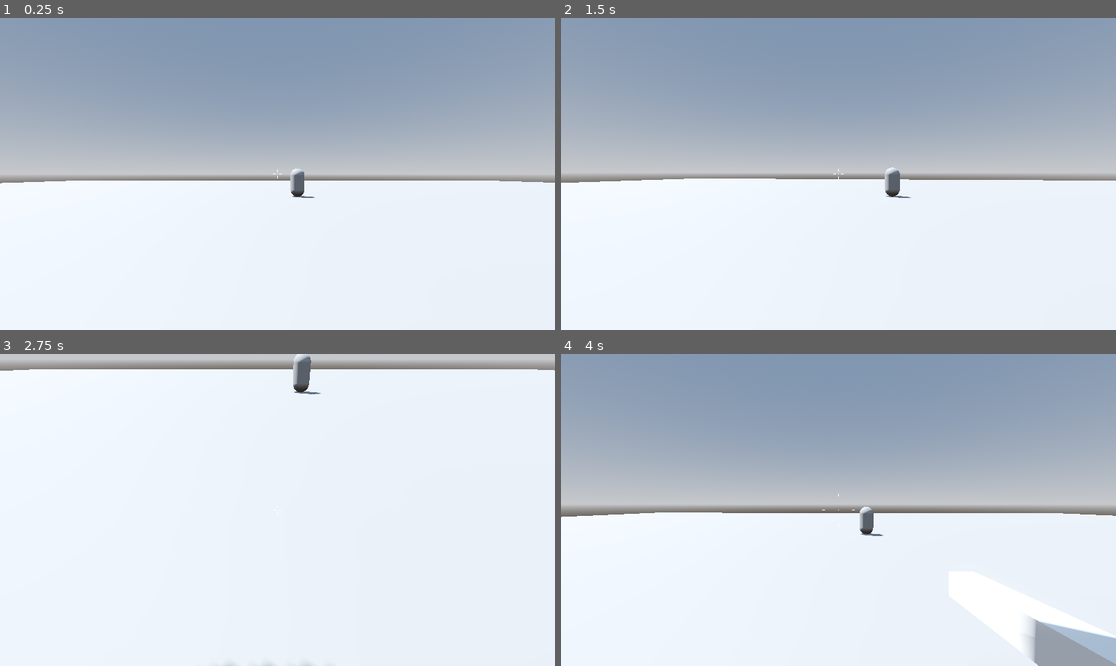
Above: before the commit, frames 1-4 (two rows, left to right).
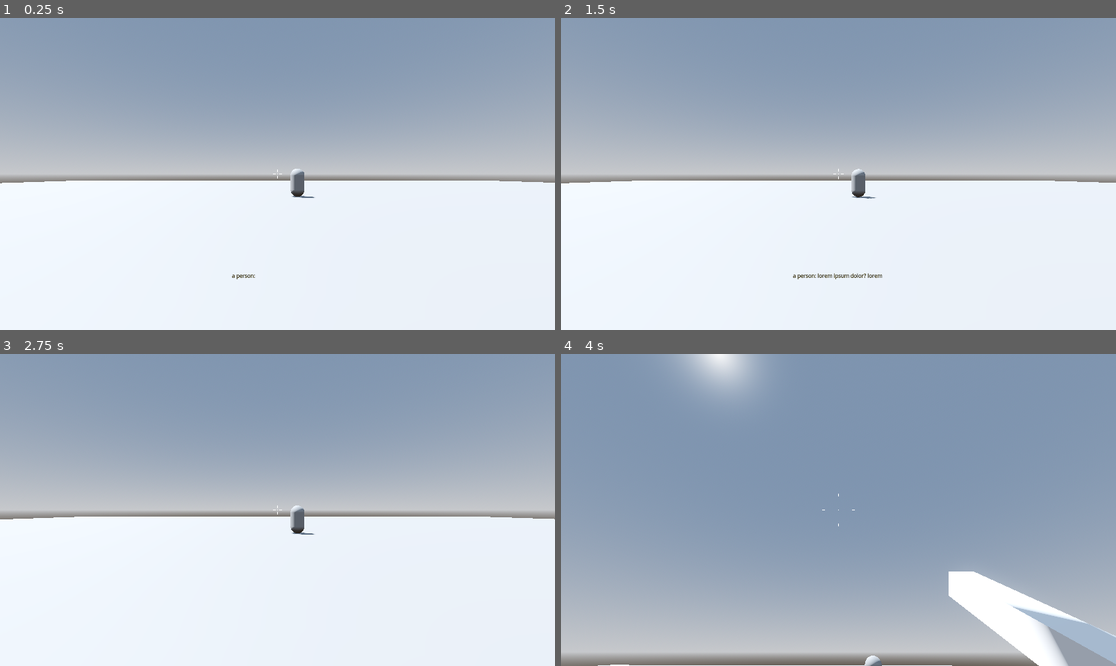
Above: after the commit, the same moments.

Repository: Vetherion/Vetherion
Game: Godot game, scene res://Scenes/3D_Level.tscn
Same seed, same stepped clock (60 frames per second), same inputs: the game is played once before the commit and once after it.
Inputs (mouse positions are in pixels of both pictures, inside the frame that each line leads up to):
- Up to frame 1 (0.25 s): no input
- Up to frame 2 (1.5 s): move the mouse to (866, 174) at 0.52 s; hold Up (arrow_up) from 0.53 s (still down); tap E (E) at 0.6 s; tap Space (jump) at 0.77 s; move the mouse to (810, 174) at 1.27 s; tap F (Car) at 1.35 s
- Up to frame 3 (2.75 s): tap Space (jump) at 1.52 s; tap E (E) at 1.55 s; release Up (arrow_up) at 2 s; click (277, 619) at 2 s, where only the run after the commit has a clickable "Yes!"
- Up to frame 4 (4 s): tap Enter at 2.75 s; move the mouse to (849, 503) at 2.77 s; hold Up (arrow_up) from 2.78 s (still down); tap E (E) at 2.85, 3.8 s; tap Space (jump) at 3.5, 3.77 s; move the mouse to (832, 516) at 3.52 s; tap 1 (Rifle) at 3.6 s

The runs differ from the first frame. In frame 1, less than 0.1% of the frame differs, in the area x 41-46%, y 82-84%; in frame 2, 0.9%; in frame 3, 52%; in frame 4, 70%, in the area x 0-100%, y 0-100%.

Commit message:
Dialogue system update.

Diff:
--- a/Scenes/3D_Level.tscn
+++ b/Scenes/3D_Level.tscn
@@ -69,7 +69,6 @@
 transform = Transform3D(-4.37114e-08, 0, -1, 0, 1, 0, 1, 0, -4.37114e-08, -0.204, 1.03697, -1.222)
 
 [node name="HUD" type="Control" parent="."]
-visible = false
 layout_mode = 3
 anchors_preset = 0
 offset_right = 40.0
@@ -86,7 +85,7 @@
 transparent_bg = true
 handle_input_locally = false
 size = Vector2i(1920, 1080)
-render_target_update_mode = 0
+render_target_update_mode = 4
 
 [node name="Inventory" type="Control" parent="HUD/SubViewportContainer/SubViewport"]
 unique_name_in_owner = true
@@ -211,6 +210,7 @@
 [node name="CollisionShape3D" type="CollisionShape3D" parent="MeshInstance3D2/StaticBody3D"]
 shape = SubResource("ConvexPolygonShape3D_2bfvv")
 
+[connection signal="gui_focus_changed" from="HUD/SubViewportContainer/SubViewport" to="HUD/SubViewportContainer/SubViewport/Dialogue" method="_on_sub_viewport_gui_focus_changed"]
 [connection signal="body_entered" from="Items/MeshInstance3D3/ItemArea" to="player" method="_on_item_area_body_entered"]
 [connection signal="body_exited" from="Items/MeshInstance3D3/ItemArea" to="player" method="_on_item_area_body_exited"]
 [connection signal="body_entered" from="Items/MeshInstance3D2/ItemArea" to="player" method="_on_item_area_body_entered"]
--- a/Scenes/button.tscn
+++ b/Scenes/button.tscn
@@ -1,11 +1,12 @@
-[gd_scene load_steps=8 format=3 uid="uid://dmthcbtlrqmvk"]
+[gd_scene load_steps=10 format=3 uid="uid://dmthcbtlrqmvk"]
 
 [ext_resource type="Script" path="res://Scripts/button.gd" id="1_eidpk"]
+[ext_resource type="FontFile" uid="uid://ciaikh02ahn8e" path="res://external/Orbitron Medium.ttf" id="1_p6kk0"]
 
 [sub_resource type="StyleBoxEmpty" id="StyleBoxEmpty_qbx3j"]
 
 [sub_resource type="StyleBoxFlat" id="StyleBoxFlat_lm8rp"]
-bg_color = Color(0.91587, 0.180451, 1, 1)
+bg_color = Color(0.523333, 0.48, 1, 0.686275)
 
 [sub_resource type="StyleBoxEmpty" id="StyleBoxEmpty_cis1f"]
 
@@ -23,10 +24,22 @@
 "update": 0,
 "values": [0.0]
 }
+tracks/1/type = "value"
+tracks/1/imported = false
+tracks/1/enabled = false
+tracks/1/path = NodePath("button:self_modulate")
+tracks/1/interp = 1
+tracks/1/loop_wrap = true
+tracks/1/keys = {
+"times": PackedFloat32Array(0),
+"transitions": PackedFloat32Array(1),
+"update": 0,
+"values": [Color(1, 1, 1, 0)]
+}
 
 [sub_resource type="Animation" id="Animation_6d7er"]
 resource_name = "select_in"
-length = 0.2
+length = 0.15
 tracks/0/type = "value"
 tracks/0/imported = false
 tracks/0/enabled = true
@@ -34,32 +47,50 @@
 tracks/0/interp = 2
 tracks/0/loop_wrap = true
 tracks/0/keys = {
-"times": PackedFloat32Array(0, 0.2),
+"times": PackedFloat32Array(0, 0.133333),
 "transitions": PackedFloat32Array(1, 1),
 "update": 0,
 "values": [0.0, 100.0]
 }
 
+[sub_resource type="Animation" id="Animation_27y4d"]
+resource_name = "fade_out"
+length = 0.14
+tracks/0/type = "value"
+tracks/0/imported = false
+tracks/0/enabled = true
+tracks/0/path = NodePath("button:self_modulate")
+tracks/0/interp = 2
+tracks/0/loop_wrap = true
+tracks/0/keys = {
+"times": PackedFloat32Array(0, 0.133333),
+"transitions": PackedFloat32Array(1, 1),
+"update": 0,
+"values": [Color(1, 1, 1, 0), Color(1, 1, 1, 1)]
+}
+
 [sub_resource type="AnimationLibrary" id="AnimationLibrary_ip058"]
 _data = {
 "RESET": SubResource("Animation_0pyw2"),
+"fade_out": SubResource("Animation_27y4d"),
 "select_in": SubResource("Animation_6d7er")
 }
 
 [node name="ProgressBar" type="ProgressBar" groups=["button"]]
-custom_minimum_size = Vector2(175, 25)
-offset_right = 300.0
+custom_minimum_size = Vector2(200, 25)
+offset_right = 185.0
 offset_bottom = 25.0
 size_flags_horizontal = 4
 theme_override_styles/background = SubResource("StyleBoxEmpty_qbx3j")
 theme_override_styles/fill = SubResource("StyleBoxFlat_lm8rp")
-fill_mode = 2
 show_percentage = false
 
-[node name="button" type="Button" parent="."]
+[node name="button" type="Button" parent="." groups=["button"]]
+modulate = Color(0.301961, 0.109804, 0.321569, 1)
+self_modulate = Color(1, 1, 1, 0)
 custom_minimum_size = Vector2(300, 25)
 layout_mode = 1
-anchors_preset = 8
+anchors_preset = -1
 anchor_left = 0.5
 anchor_top = 0.5
 anchor_right = 0.5
@@ -70,6 +101,8 @@
 offset_bottom = 12.5
 grow_horizontal = 2
 grow_vertical = 2
+theme_override_fonts/font = ExtResource("1_p6kk0")
+theme_override_font_sizes/font_size = 16
 theme_override_styles/focus = SubResource("StyleBoxEmpty_cis1f")
 theme_override_styles/disabled_mirrored = SubResource("StyleBoxEmpty_cis1f")
 theme_override_styles/disabled = SubResource("StyleBoxEmpty_cis1f")
--- a/Scenes/label.tscn
+++ b/Scenes/label.tscn
@@ -1,4 +1,6 @@
-[gd_scene load_steps=4 format=3 uid="uid://bh2ojr7ymexb2"]
+[gd_scene load_steps=5 format=3 uid="uid://bh2ojr7ymexb2"]
+
+[ext_resource type="FontFile" uid="uid://ciaikh02ahn8e" path="res://external/Orbitron Medium.ttf" id="1_hfqoj"]
 
 [sub_resource type="Animation" id="Animation_dwh0q"]
 length = 0.001
@@ -12,12 +14,12 @@
 "times": PackedFloat32Array(0),
 "transitions": PackedFloat32Array(1),
 "update": 0,
-"values": [Color(1, 0.266667, 1, 1)]
+"values": [Color(0.31, 0.274763, 0.1178, 0)]
 }
 
 [sub_resource type="Animation" id="Animation_ul2ji"]
 resource_name = "fade_out"
-length = 0.5
+length = 0.17
 tracks/0/type = "value"
 tracks/0/imported = false
 tracks/0/enabled = true
@@ -25,10 +27,10 @@
 tracks/0/interp = 2
 tracks/0/loop_wrap = true
 tracks/0/keys = {
-"times": PackedFloat32Array(0, 0.5),
+"times": PackedFloat32Array(0, 0.166667),
 "transitions": PackedFloat32Array(1, 1),
 "update": 0,
-"values": [Color(1, 0.266667, 1, 0), Color(1, 0.266667, 1, 1)]
+"values": [Color(0.31, 0.274763, 0.1178, 0), Color(0.31, 0.274763, 0.1178, 1)]
 }
 
 [sub_resource type="AnimationLibrary" id="AnimationLibrary_ruifv"]
@@ -38,7 +40,9 @@
 }
 
 [node name="Label" type="Label" groups=["label"]]
-modulate = Color(1, 0.266667, 1, 1)
+modulate = Color(0.31, 0.274763, 0.1178, 0)
+theme_override_fonts/font = ExtResource("1_hfqoj")
+theme_override_font_sizes/font_size = 18
 text = "wqrwqrqw"
 
 [node name="anim" type="AnimationPlayer" parent="."]
--- a/Scripts/dialogue.gd
+++ b/Scripts/dialogue.gd
@@ -1,6 +1,9 @@
 #DISCLAIMER: This dialogue system has not finished. It may have many bugs, and it is not suitable for usage at the time.
-#TODO: Fix the stacking bug
-#TODO: Add crisp text
+
+#TODO: Fix the grab_focus bug
+
+#DONE TODO: Fix the stacking bug (Fixed but should be better way)
+#DONE TODO: Add crisp text (Added but not that good)
 extends Node
 
 @onready var current_dialogue = ""
@@ -10,23 +13,27 @@
 var is_done = false
 var buttons: Array[Object]
 var current_focus = 0
+var responder: String
 # Called when the node enters the scene tree for the first time.
 func _ready() -> void:
-	pass
-	#start_partial_dialogue("res://dialogues/example_dialogue.json")
-	%Dialogue.visible = 0 #<---------------------------------------------------------------DEGISECEK
+	#pass
+	start_partial_dialogue("res://dialogues/example_dialogue.json")
+	#%Dialogue.visible = 0 #<---------------------------------------------------------------DEGISECEK
 # Called every frame. 'delta' is the elapsed time since the previous frame.
 func _process(delta: float) -> void:
 	if Input.is_action_just_pressed("arrow_down") and is_done:
+		buttons[current_focus].get_node("anim").play("RESET")
 		current_focus = current_focus + 1
 		if current_focus == len(buttons):
 			current_focus = 0
 		buttons[current_focus].get_node("button").grab_focus()
 	elif Input.is_action_just_pressed("arrow_up") and is_done:
+		buttons[current_focus].get_node("anim").play("RESET")
 		current_focus = current_focus - 1
 		if current_focus == -1:
 			current_focus = len(buttons) - 1
 		buttons[current_focus].get_node("button").grab_focus()
+
 
 func start_partial_dialogue(dialogue_path) -> void:
 	%Dialogue.visible = 1
@@ -34,11 +41,9 @@
 	var text = FileAccess.get_file_as_string(dialogue_path)
 	var dict = JSON.parse_string(text)
 	current_dialogue = dict
-	#var label =
-	#var itemlist = get_node("./SubViewportContainer/SubViewport/ItemList")
 	var words = dict["start_text"].split(" ")
-	#var labels
-
+	responder = dict["responder"]
+	words.insert(0, responder + ":")
 	for i in range(len(words)):
 		var label = label_scene.instantiate()
 		%HBoxContainer.add_child(label)
@@ -58,11 +63,11 @@
 		# b1 is the button scene in the button container
 		button.get_node("button").text = dict["option_tree"].keys()[i]
 		buttons.append(button)
+		button.get_node("anim").play("fade_out")
+		await get_tree().create_timer(0.2).timeout
 
-	#for i in %VBoxContainer.get_children():
-	#	if i.is_in_group("button"):
-	#		i.get_node("anim").play("fade_out")
 	buttons[0].grab_focus()
+	buttons[0].get_node("anim").play("select_in")
 
 
 func load_partial_dialogue(dialogue, index):
@@ -86,6 +91,7 @@
 		await get_tree().create_timer(0.01).timeout
 		# label update
 		var words = current["start_text"].split(" ")
+		words.insert(0, responder + ":")
 		for i in range(len(words)):
 			var label = label_scene.instantiate()
 			%HBoxContainer.add_child(label)
@@ -104,10 +110,14 @@
 			%VBoxContainer.add_child(button)
 			button.get_node("button").text = current["option_tree"].keys()[i]
 			buttons.append(button)
+			button.get_node("anim").play("fade_out")
+			await get_tree().create_timer(0.2).timeout
 		buttons[0].grab_focus()
+		buttons[0].get_node("anim").play("select_in")
 	else:
 		if typeof(current) == TYPE_STRING:
 			if current.right(3) == "END":
+				$"../../..".visible = 0
 				%Dialogue.visible = 0
 			else:
 				for i in %VBoxContainer.get_children():
@@ -120,6 +130,7 @@
 						i = null
 				await get_tree().create_timer(0.01).timeout
 				var words = current["start_text"].split(" ")
+				words.insert(0, responder + ":")
 				for i in range(len(words)):
 					var label = label_scene.instantiate()
 					%HBoxContainer.add_child(label)
@@ -140,6 +151,7 @@
 			await get_tree().create_timer(0.01).timeout
 
 			var words = current["start_text"].split(" ")
+			words.insert(0, responder + ":")
 			for i in range(len(words)):
 				var label = label_scene.instantiate()
 				%HBoxContainer.add_child(label)
@@ -148,3 +160,7 @@
 			for i in %HBoxContainer.get_children():
 				i.get_node("anim").play("fade_out")
 				await get_tree().create_timer(0.3).timeout
+
+
+func _on_sub_viewport_gui_focus_changed(node: Control) -> void:
+	print(node) # Replace with function body.
--- a/dialogues/example_dialogue.json
+++ b/dialogues/example_dialogue.json
@@ -1,4 +1,5 @@
 {
+	"responder": "a person",
 	"start_text": "lorem ipsum dolor? lorem ",
 	"option_tree": {
 		"Yes!": "OK, then!END",
Not shown, added: Open Font License.markdown
